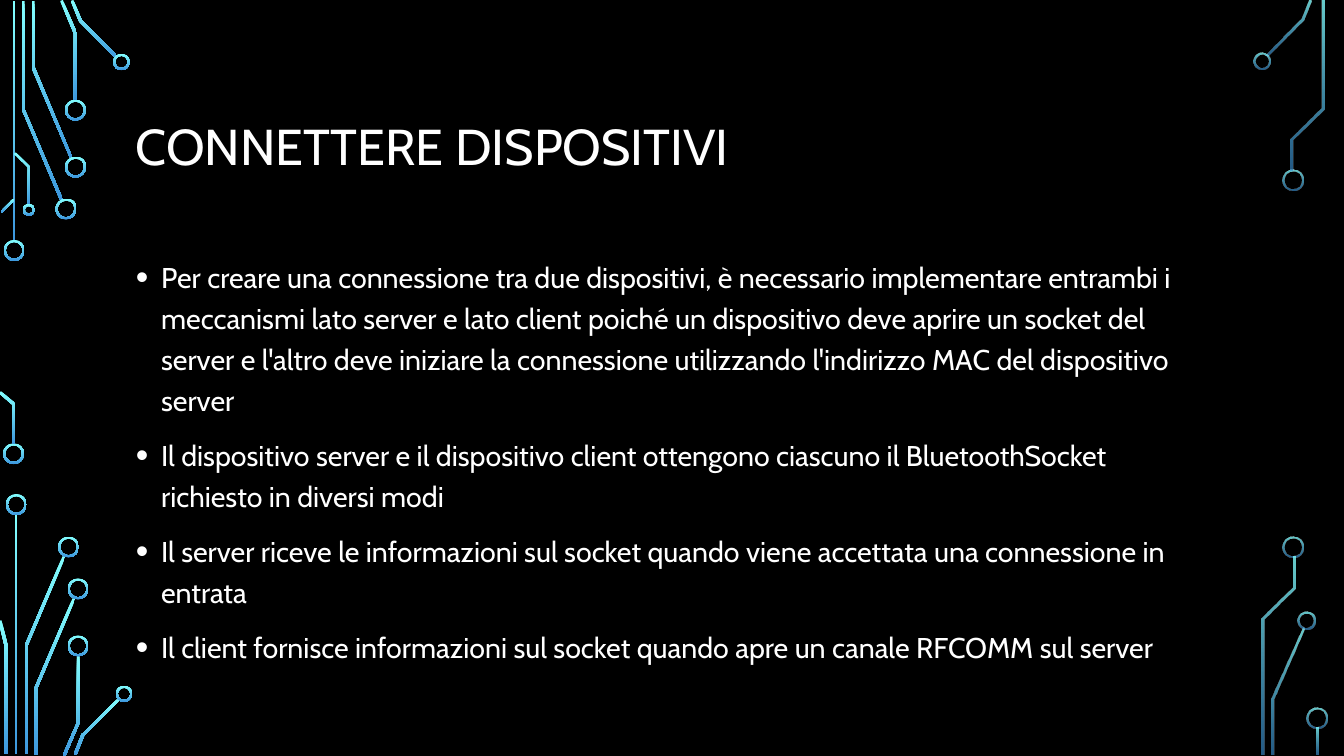
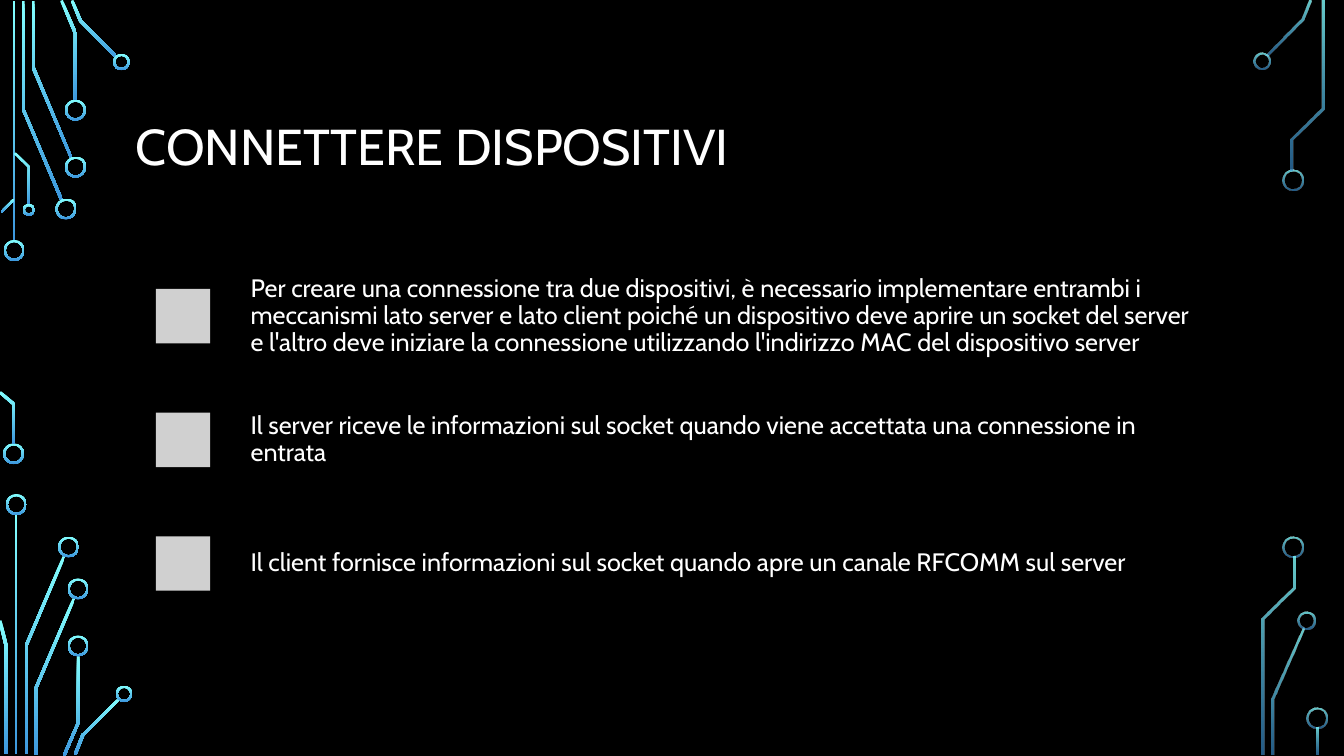
Before and after one commit to FNX-hub/ProgettoMP, a slide deck: slide 11 of Bluetooth.pptx. Drawn at 1344x756 pixels with LibreOffice and Linux fonts; fonts in the diff are those of the drawing; grey boxes stand for pictures; background and template pictures are left out. Boxes give left, top, right and bottom in pixels: in the first picture for what was removed or moved away, otherwise in the second. Text is boxed around its words. In the diff, an @@ line names an element or a change of style, - is before the commit and + after.

```diff
--- a/Bluetooth.pptx
+++ b/Bluetooth.pptx
@@ text removed at [161, 266, 1170, 665] @@
-• Per creare una connessione tra due dispositivi, è necessario implementare entrambi i meccanismi lato server e lato client poiché un dispositivo deve aprire un socket del server e l'altro deve iniziare la connessione utilizzando l'indirizzo MAC del dispositivo server
-• Il dispositivo server e il dispositivo client ottengono ciascuno il BluetoothSocket richiesto in diversi modi
-• Il server riceve le informazioni sul socket quando viene accettata una connessione in entrata
-• Il client fornisce informazioni sul socket quando apre un canale RFCOMM sul server
@@ group added at [126, 267, 1218, 613]: 3 rounded rectangles, 3 pictures, 3 texts @@
+Per creare una connessione tra due dispositivi, è necessario implementare entrambi i meccanismi lato server e lato client poiché un dispositivo deve aprire un socket del server e l'altro deve iniziare la connessione utilizzando l'indirizzo MAC del dispositivo server
+Il server riceve le informazioni sul socket quando viene accettata una connessione in entrata
+Il client fornisce informazioni sul socket quando apre un canale RFCOMM sul server
```
Also in this commit, not shown: 10 other slides changed, 13 slides added.
